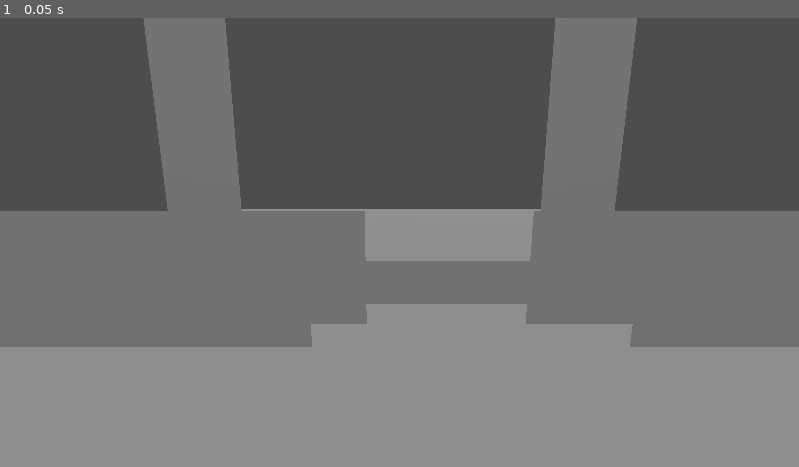
Above: before the commit, frame 1.
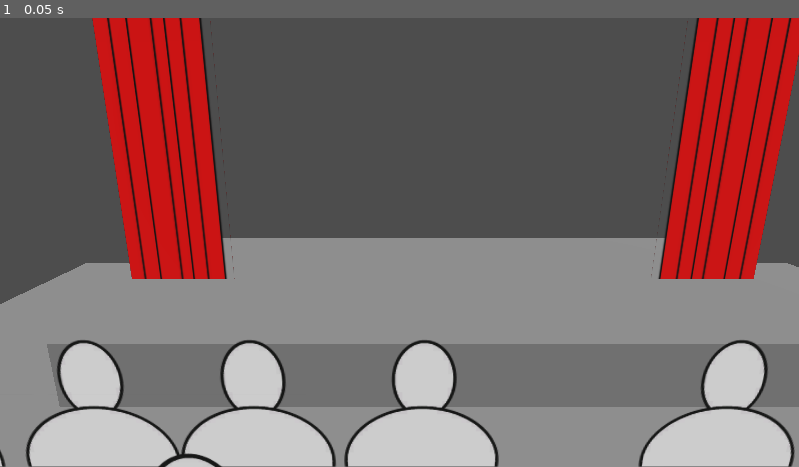
Above: after the commit, the same moment.

Repository: lurppa/barkable
Game: Godot game, scene res://scenes/main.tscn
Same seed, same stepped clock (60 frames per second), same inputs: the game is played once before the commit and once after it.
Inputs:
- Up to frame 1 (0.05 s): no input

The runs differ from the first frame. In frame 1, 64% of the frame differs, in the area x 0-100%, y 0-100%.

Commit message:
Billboard Test

Diff:
--- /dev/null
+++ b/art/materials/audienceBillboard.tres
@@ -0,0 +1,7 @@
+[gd_resource type="StandardMaterial3D" load_steps=2 format=3 uid="uid://cwpb8b3ksvtb4"]
+
+[ext_resource type="Texture2D" uid="uid://p211uedohlog" path="res://art/Textures/audience1.png" id="1_v1u62"]
+
+[resource]
+transparency = 1
+albedo_texture = ExtResource("1_v1u62")
--- /dev/null
+++ b/art/materials/curtainBillboard.tres
@@ -0,0 +1,7 @@
+[gd_resource type="StandardMaterial3D" load_steps=2 format=3 uid="uid://rxwvnp1r6vaq"]
+
+[ext_resource type="Texture2D" uid="uid://q3qtuutlkds8" path="res://art/Textures/Curtain.png" id="1_m8ee3"]
+
+[resource]
+transparency = 1
+albedo_texture = ExtResource("1_m8ee3")
--- a/scenes/main.tscn
+++ b/scenes/main.tscn
@@ -1,6 +1,8 @@
-[gd_scene load_steps=5 format=3 uid="uid://ccj2hdg614r6x"]
+[gd_scene load_steps=8 format=3 uid="uid://ccj2hdg614r6x"]
 
 [ext_resource type="Script" path="res://scripts/main.gd" id="1_b1maf"]
+[ext_resource type="Material" uid="uid://cwpb8b3ksvtb4" path="res://art/materials/audienceBillboard.tres" id="2_1141y"]
+[ext_resource type="Material" uid="uid://rxwvnp1r6vaq" path="res://art/materials/curtainBillboard.tres" id="2_obykb"]
 
 [sub_resource type="PlaneMesh" id="PlaneMesh_tgd07"]
 size = Vector2(10, 10)
@@ -8,7 +10,10 @@
 [sub_resource type="Environment" id="Environment_568cv"]
 ambient_light_color = Color(0.658824, 0.658824, 0.658824, 1)
 
+[sub_resource type="StandardMaterial3D" id="StandardMaterial3D_3a2er"]
+
 [sub_resource type="QuadMesh" id="QuadMesh_er3e1"]
+material = SubResource("StandardMaterial3D_3a2er")
 
 [node name="Main" type="Node3D"]
 script = ExtResource("1_b1maf")
@@ -22,7 +27,7 @@
 size = Vector3(6, 1, 3)
 
 [node name="Camera3D" type="Camera3D" parent="."]
-transform = Transform3D(1, 0, 0, 0, 0.96593, 0.258802, 0, -0.258802, 0.96593, 0, 2.06084, 3.54224)
+transform = Transform3D(1, 0, 0, 0, 0.96593, 0.258802, 0, -0.258802, 0.96593, -0.531981, 2.06084, 1.56928)
 fov = 50.0
 
 [node name="Floor" type="MeshInstance3D" parent="."]
@@ -34,26 +39,92 @@
 [node name="DirectionalLight3D" type="DirectionalLight3D" parent="."]
 transform = Transform3D(1, 0, 0, 0, 0.5, 0.866025, 0, -0.866025, 0.5, 0, 3, 0)
 
-[node name="MeshInstance3D" type="MeshInstance3D" parent="."]
-transform = Transform3D(1, 0, 0, 0, 2.83705, 0, 0, 0, 1, -2.635, 1.92728, -2.86039)
+[node name="Curtain" type="MeshInstance3D" parent="."]
+transform = Transform3D(-1, 0, 0, 0, 2.837, 0, 0, 0, 1, -2.635, 1.92728, -2.86039)
+material_override = ExtResource("2_obykb")
 mesh = SubResource("QuadMesh_er3e1")
 
-[node name="MeshInstance3D2" type="MeshInstance3D" parent="."]
+[node name="Curtain2" type="MeshInstance3D" parent="."]
 transform = Transform3D(1, 0, 0, 0, 2.83705, 0, 0, 0, 1, 2.40688, 1.92728, -2.8535)
+material_override = ExtResource("2_obykb")
 mesh = SubResource("QuadMesh_er3e1")
 
-[node name="MeshInstance3D3" type="MeshInstance3D" parent="."]
-transform = Transform3D(3.7351, 0, 0, 0, 1.09782, 0, 0, 0, 1, 3.0684, 0.669344, -0.687633)
+[node name="Audience3" type="MeshInstance3D" parent="."]
+transform = Transform3D(1, 0, 0, 0, 1, 0, 0, 0, 0.912, 3.0684, 0.669344, -0.687633)
+material_override = ExtResource("2_1141y")
 mesh = SubResource("QuadMesh_er3e1")
 
-[node name="MeshInstance3D6" type="MeshInstance3D" parent="."]
-transform = Transform3D(3.7351, 0, 0, 0, 1.09782, 0, 0, 0, 1, -2.17935, 0.669344, -0.687633)
+[node name="Audience4" type="MeshInstance3D" parent="."]
+transform = Transform3D(1, 0, 0, 0, 1, 0, 0, 0, 0.912, 2.21421, 0.669344, -0.687633)
+material_override = ExtResource("2_1141y")
 mesh = SubResource("QuadMesh_er3e1")
 
-[node name="MeshInstance3D4" type="MeshInstance3D" parent="."]
-transform = Transform3D(3.7351, 0, 0, 0, 1.09782, 0, 0, 0, 1, 3.85104, 0.669344, -0.232894)
+[node name="Audience5" type="MeshInstance3D" parent="."]
+transform = Transform3D(1, 0, 0, 0, 1, 0, 0, 0, 0.912, 1.23772, 0.669344, -0.687633)
+material_override = ExtResource("2_1141y")
 mesh = SubResource("QuadMesh_er3e1")
 
-[node name="MeshInstance3D5" type="MeshInstance3D" parent="."]
-transform = Transform3D(3.7351, 0, 0, 0, 1.09782, 0, 0, 0, 1, -2.62122, 0.669344, -0.232894)
+[node name="Audience6" type="MeshInstance3D" parent="."]
+transform = Transform3D(1, 0, 0, 0, 1, 0, 0, 0, 0.912, 3.96752, 0.669344, -0.687633)
+material_override = ExtResource("2_1141y")
 mesh = SubResource("QuadMesh_er3e1")
+
+[node name="Audience15" type="MeshInstance3D" parent="."]
+transform = Transform3D(1, 0, 0, 0, 1, 0, 0, 0, 0.912, -1.28976, 0.669344, -0.687633)
+material_override = ExtResource("2_1141y")
+mesh = SubResource("QuadMesh_er3e1")
+
+[node name="Audience16" type="MeshInstance3D" parent="."]
+transform = Transform3D(1, 0, 0, 0, 1, 0, 0, 0, 0.912, -2.14396, 0.669344, -0.687633)
+material_override = ExtResource("2_1141y")
+mesh = SubResource("QuadMesh_er3e1")
+
+[node name="Audience17" type="MeshInstance3D" parent="."]
+transform = Transform3D(1, 0, 0, 0, 1, 0, 0, 0, 0.912, -3.12044, 0.669344, -0.687633)
+material_override = ExtResource("2_1141y")
+mesh = SubResource("QuadMesh_er3e1")
+
+[node name="Audience18" type="MeshInstance3D" parent="."]
+transform = Transform3D(1, 0, 0, 0, 1, 0, 0, 0, 0.912, -0.390643, 0.669344, -0.687633)
+material_override = ExtResource("2_1141y")
+mesh = SubResource("QuadMesh_er3e1")
+
+[node name="Audience7" type="MeshInstance3D" parent="."]
+transform = Transform3D(1, 0, 0, 0, 1, 0, 0, 0, 0.912, 3.66547, 0.669344, 0.166788)
+material_override = ExtResource("2_1141y")
+mesh = SubResource("QuadMesh_er3e1")
+
+[node name="Audience8" type="MeshInstance3D" parent="."]
+transform = Transform3D(1, 0, 0, 0, 1, 0, 0, 0, 0.912, 2.81127, 0.669344, 0.166788)
+material_override = ExtResource("2_1141y")
+mesh = SubResource("QuadMesh_er3e1")
+
+[node name="Audience9" type="MeshInstance3D" parent="."]
+transform = Transform3D(1, 0, 0, 0, 1, 0, 0, 0, 0.912, 1.83479, 0.669344, 0.166788)
+material_override = ExtResource("2_1141y")
+mesh = SubResource("QuadMesh_er3e1")
+
+[node name="Audience10" type="MeshInstance3D" parent="."]
+transform = Transform3D(1, 0, 0, 0, 1, 0, 0, 0, 0.912, 4.56459, 0.669344, 0.166788)
+material_override = ExtResource("2_1141y")
+mesh = SubResource("QuadMesh_er3e1")
+
+[node name="Audience11" type="MeshInstance3D" parent="."]
+transform = Transform3D(1, 0, 0, 0, 1, 0, 0, 0, 0.912, -2.1411, 0.669344, 0.166788)
+material_override = ExtResource("2_1141y")
+mesh = SubResource("QuadMesh_er3e1")
+
+[node name="Audience12" type="MeshInstance3D" parent="."]
+transform = Transform3D(1, 0, 0, 0, 1, 0, 0, 0, 0.912, -2.99529, 0.669344, 0.166788)
+material_override = ExtResource("2_1141y")
+mesh = SubResource("QuadMesh_er3e1")
+
+[node name="Audience13" type="MeshInstance3D" parent="."]
+transform = Transform3D(1, 0, 0, 0, 1, 0, 0, 0, 0.912, -3.97178, 0.669344, 0.166788)
+material_override = ExtResource("2_1141y")
+mesh = SubResource("QuadMesh_er3e1")
+
+[node name="Audience14" type="MeshInstance3D" parent="."]
+transform = Transform3D(1, 0, 0, 0, 1, 0, 0, 0, 0.912, -1.24198, 0.669344, 0.166788)
+material_override = ExtResource("2_1141y")
+mesh = SubResource("QuadMesh_er3e1")
Binary file added: art/Textures/Curtain.png
Not shown, added: art/Textures/Curtain.png.import
Not shown, added: art/Textures/New Bitmap image.bmp
Binary file added: art/Textures/audience1.png
Not shown, added: art/Textures/audience1.png.import
